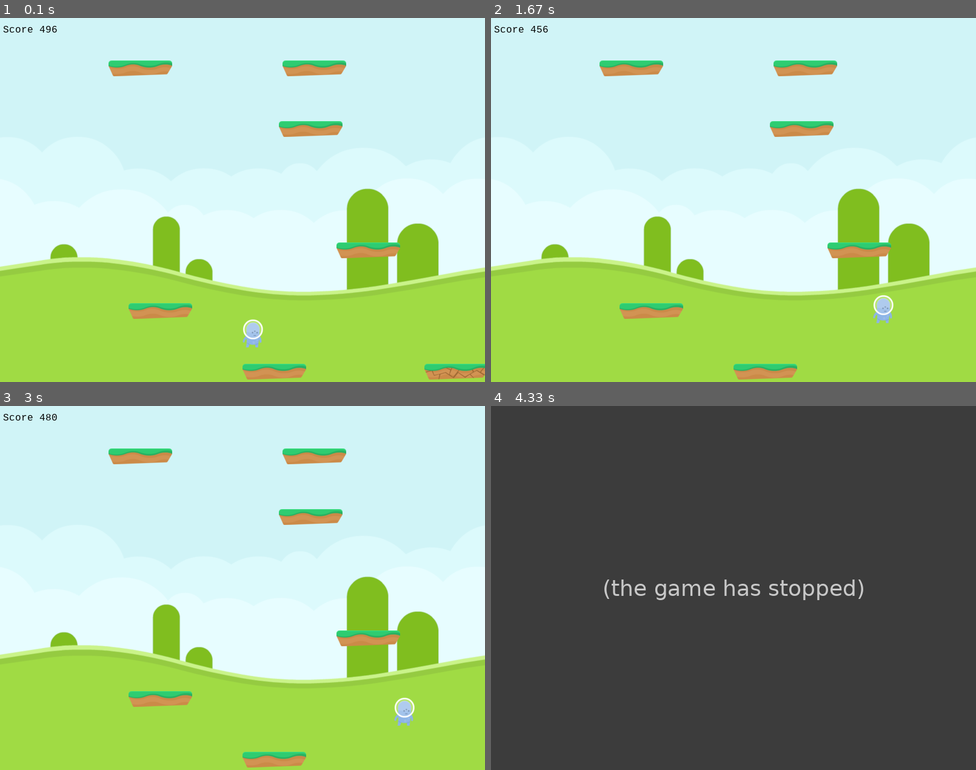
Above: before the commit, frames 1-4 (two rows, left to right).
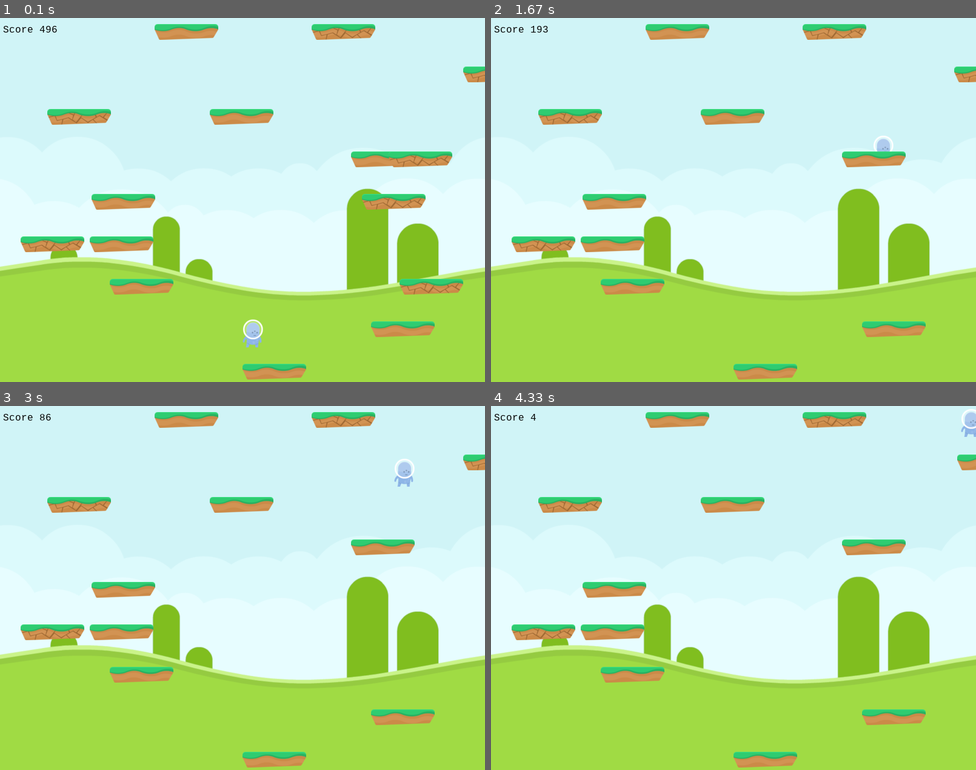
Above: after the commit, the same moments.

Repository: leonardomc3/ProjetoFinalDeSoft-back
Game: pygame game, started from CodigoBase.py
The game is run twice, just before and just after one commit, with the same random seed, the same clock (stepped at 60 frames per second) and the same inputs.
Inputs:
- Up to frame 1 (0.1 s): no input
- Up to frame 2 (1.67 s): hold Right 0.33-0.8 s; hold Right 0.83-1.3 s; hold Left from 1.33 s (still down)
- Up to frame 3 (3 s): release Left at 1.87 s; hold Right 2.33-2.97 s
- Up to frame 4 (4.33 s): hold Left 3-3.47 s; hold Right 3.5-3.97 s; hold Right from 4 s (still down)

The runs differ from the first frame. In frame 1, 9.8% of the frame differs, in the area x 4-100%, y 1-100%; in frame 2, 8.3%; in frame 3, 8.3%; in frame 4, 100%, in the area x 0-100%, y 0-100%.
Before the commit the program exited at 3.27 s; later frames show no game.

Commit message:
Plataformas quebram quando tocadas

Diff:
--- a/CodigoBase.py
+++ b/CodigoBase.py
@@ -67,16 +67,17 @@
 plataforma = Plataforma("Imagens/Plataforma_verde.png",width/2,height*(95/100))
 plataforma_group.add(plataforma)
 
-plataforma_group2=pygame.sprite.Group()  #plataforma que quebra, **ainda nao esta aleatoria**
-plataforma_quebra=Plataforma("Imagens/Plataforma_Quebra.png",width-100,height*(95/100))
-plataforma_group2.add(plataforma_quebra)
+plataforma_group2=pygame.sprite.Group()
+
 
 distx=400
-disty=100
+disty=70
 
 while plataforma.rect.y > disty:   #Adicionar plataformar aleatorias
-    plataforma = Plataforma("Imagens/Plataforma_verde.png",plataforma.rect.x + random.randrange(-distx,distx),plataforma.rect.y-disty)
-    plataforma2 = Plataforma("Imagens/Plataforma_verde.png",random.randrange(-distx,distx),plataforma.rect.y-disty)
+    plataforma = Plataforma("Imagens/Plataforma_verde.png",plataforma.rect.x + random.randrange(0,800),plataforma.rect.y-disty)
+    plataforma2 = Plataforma("Imagens/Plataforma_verde.png",random.randrange(0,800),plataforma.rect.y-disty)
+    plataforma_quebra=Plataforma("Imagens/Plataforma_Quebra.png",random.randrange(0,800),plataforma.rect.y-disty)
+    plataforma_group2.add(plataforma_quebra)
     plataforma_group.add(plataforma)
     plataforma_group.add(plataforma2)
 
@@ -102,6 +103,7 @@
 
     boneco.rect.y += boneco.vy      #fisica
     boneco.rect.x += boneco.vx*3.5
+
     boneco.vy += gravity
 
     score=boneco.rect.y  #A janela do jogo tem como ponto mais baixo 600, e conforme\
@@ -118,9 +120,8 @@
     if boneco.rect.y > height:
         sair=False
 
-    if pygame.sprite.spritecollide(boneco,plataforma_group2,False): #destroi plataforma que quebra
+    if pygame.sprite.spritecollide(boneco,plataforma_group2,True): #destroi plataforma que quebra
         boneco.vy=-15
-        plataforma_group2.remove(plataforma_group2)
 
     tela.blit(fundo, (0, 0))
     scoretext = myfont.render("Score {0}".format(score), 1, (0,0,0))
